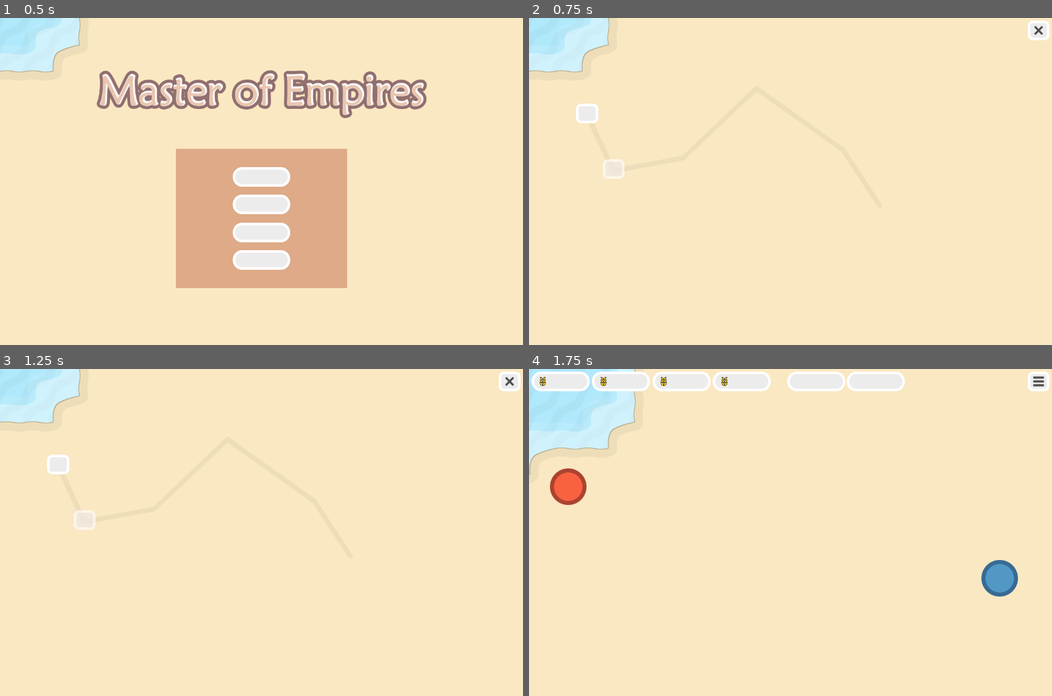
Above: before the commit, frames 1-4 (two rows, left to right).
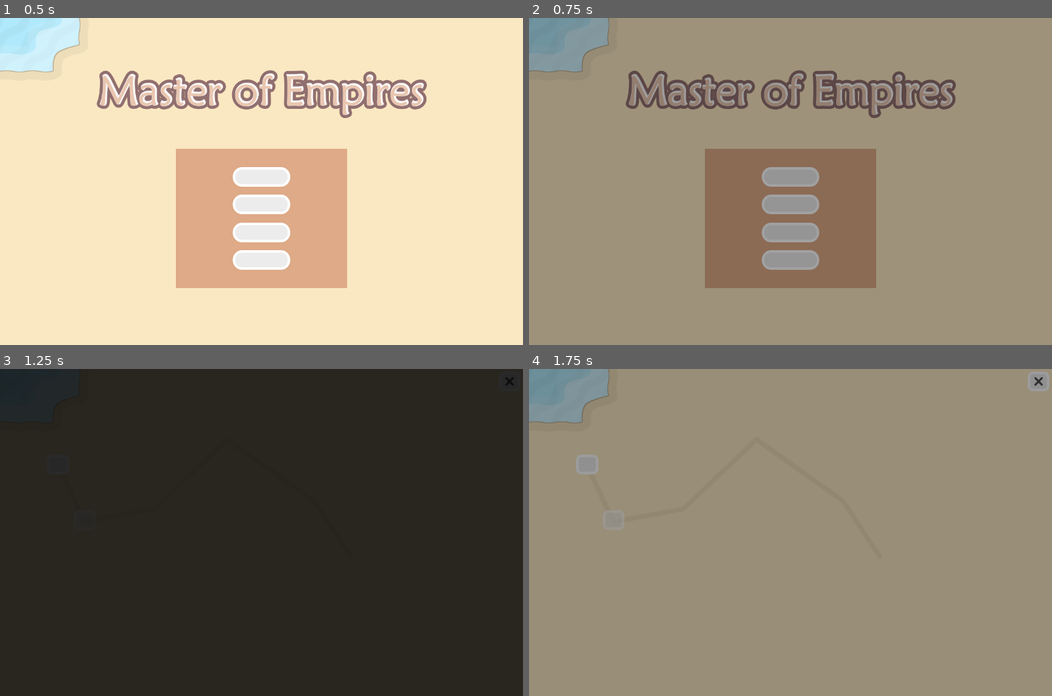
Above: after the commit, the same moments.

Repository: technobroken/MoS_minimalist
Game: Godot game, scene res://Scenes/IntroScene.tscn
Same seed, same stepped clock (60 frames per second), same inputs: the game is played once before the commit and once after it.
Inputs (mouse positions are in pixels of both pictures, inside the frame that each line leads up to):
- Up to frame 1 (0.5 s): no input
- Up to frame 2 (0.75 s): click "Campaña" at 0.5 s
- Up to frame 3 (1.25 s): no input
- Up to frame 4 (1.75 s): click (586, 463) at 1.27 s

Frame 1 is identical in both runs. In frame 2, 100% of the frame differs, in the area x 0-100%, y 0-100%; in frame 3, 100%; in frame 4, 100%.

Commit message:
[FEAT] Added scene transitor and used in scene change

Diff:
--- a/Code/Scenes/IntroScene.tscn
+++ b/Code/Scenes/IntroScene.tscn
@@ -6,15 +6,17 @@
 [ext_resource path="res://Assets/Textures/Title.png" type="Texture" id=4]
 [ext_resource path="res://Scripts/Scenes/IntroScene.gd" type="Script" id=5]
 
-[node name="IntroScene" type="CanvasLayer"]
+[node name="IntroScene" type="Node"]
 script = ExtResource( 5 )
 
-[node name="Background" type="TextureRect" parent="."]
+[node name="HUD" type="CanvasLayer" parent="."]
+
+[node name="Background" type="TextureRect" parent="HUD"]
 anchor_right = 1.0
 anchor_bottom = 1.0
 texture = ExtResource( 1 )
 
-[node name="Title" type="TextureRect" parent="."]
+[node name="Title" type="TextureRect" parent="HUD"]
 anchor_left = 0.5
 anchor_right = 0.5
 margin_left = -404.5
@@ -23,7 +25,7 @@
 margin_bottom = 244.0
 texture = ExtResource( 4 )
 
-[node name="Menu" type="ColorRect" parent="."]
+[node name="Menu" type="ColorRect" parent="HUD"]
 anchor_left = 0.5
 anchor_right = 0.5
 margin_left = -210.0
@@ -32,23 +34,23 @@
 margin_bottom = 660.0
 color = Color( 0.870588, 0.666667, 0.529412, 1 )
 
-[node name="CenterContainer" type="CenterContainer" parent="Menu"]
+[node name="CenterContainer" type="CenterContainer" parent="HUD/Menu"]
 anchor_right = 1.0
 anchor_bottom = 1.0
 
-[node name="VBoxContainer" type="VBoxContainer" parent="Menu/CenterContainer"]
+[node name="VBoxContainer" type="VBoxContainer" parent="HUD/Menu/CenterContainer"]
 margin_left = 139.0
 margin_top = 44.0
 margin_right = 281.0
 margin_bottom = 296.0
 custom_constants/separation = 20
 
-[node name="CampaingButton" type="TextureButton" parent="Menu/CenterContainer/VBoxContainer"]
+[node name="CampaingButton" type="TextureButton" parent="HUD/Menu/CenterContainer/VBoxContainer"]
 margin_right = 142.0
 margin_bottom = 48.0
 texture_normal = ExtResource( 3 )
 
-[node name="Label" type="Label" parent="Menu/CenterContainer/VBoxContainer/CampaingButton"]
+[node name="Label" type="Label" parent="HUD/Menu/CenterContainer/VBoxContainer/CampaingButton"]
 anchor_right = 1.0
 anchor_bottom = 1.0
 custom_colors/font_color = Color( 0.301961, 0.301961, 0.301961, 1 )
@@ -57,13 +59,13 @@
 align = 1
 valign = 1
 
-[node name="BattleButton" type="TextureButton" parent="Menu/CenterContainer/VBoxContainer"]
+[node name="BattleButton" type="TextureButton" parent="HUD/Menu/CenterContainer/VBoxContainer"]
 margin_top = 68.0
 margin_right = 142.0
 margin_bottom = 116.0
 texture_normal = ExtResource( 3 )
 
-[node name="Label" type="Label" parent="Menu/CenterContainer/VBoxContainer/BattleButton"]
+[node name="Label" type="Label" parent="HUD/Menu/CenterContainer/VBoxContainer/BattleButton"]
 anchor_right = 1.0
 anchor_bottom = 1.0
 custom_colors/font_color = Color( 0.301961, 0.301961, 0.301961, 1 )
@@ -72,13 +74,13 @@
 align = 1
 valign = 1
 
-[node name="LoadButton" type="TextureButton" parent="Menu/CenterContainer/VBoxContainer"]
+[node name="LoadButton" type="TextureButton" parent="HUD/Menu/CenterContainer/VBoxContainer"]
 margin_top = 136.0
 margin_right = 142.0
 margin_bottom = 184.0
 texture_normal = ExtResource( 3 )
 
-[node name="Label" type="Label" parent="Menu/CenterContainer/VBoxContainer/LoadButton"]
+[node name="Label" type="Label" parent="HUD/Menu/CenterContainer/VBoxContainer/LoadButton"]
 anchor_right = 1.0
 anchor_bottom = 1.0
 custom_colors/font_color = Color( 0.301961, 0.301961, 0.301961, 1 )
@@ -87,13 +89,13 @@
 align = 1
 valign = 1
 
-[node name="QuitButton" type="TextureButton" parent="Menu/CenterContainer/VBoxContainer"]
+[node name="QuitButton" type="TextureButton" parent="HUD/Menu/CenterContainer/VBoxContainer"]
 margin_top = 204.0
 margin_right = 142.0
 margin_bottom = 252.0
 texture_normal = ExtResource( 3 )
 
-[node name="Label" type="Label" parent="Menu/CenterContainer/VBoxContainer/QuitButton"]
+[node name="Label" type="Label" parent="HUD/Menu/CenterContainer/VBoxContainer/QuitButton"]
 anchor_right = 1.0
 anchor_bottom = 1.0
 custom_colors/font_color = Color( 0.301961, 0.301961, 0.301961, 1 )
@@ -102,7 +104,7 @@
 align = 1
 valign = 1
 
-[connection signal="pressed" from="Menu/CenterContainer/VBoxContainer/CampaingButton" to="." method="_on_CampaingButton_pressed"]
-[connection signal="pressed" from="Menu/CenterContainer/VBoxContainer/BattleButton" to="." method="_on_BattleButton_pressed"]
-[connection signal="pressed" from="Menu/CenterContainer/VBoxContainer/LoadButton" to="." method="_on_BattleButton_pressed"]
-[connection signal="pressed" from="Menu/CenterContainer/VBoxContainer/QuitButton" to="." method="_on_QuitButton_pressed"]
+[connection signal="pressed" from="HUD/Menu/CenterContainer/VBoxContainer/CampaingButton" to="." method="_on_CampaingButton_pressed"]
+[connection signal="pressed" from="HUD/Menu/CenterContainer/VBoxContainer/BattleButton" to="." method="_on_BattleButton_pressed"]
+[connection signal="pressed" from="HUD/Menu/CenterContainer/VBoxContainer/LoadButton" to="." method="_on_BattleButton_pressed"]
+[connection signal="pressed" from="HUD/Menu/CenterContainer/VBoxContainer/QuitButton" to="." method="_on_QuitButton_pressed"]
--- a/Code/Scripts/Scenes/CampaingScene.gd
+++ b/Code/Scripts/Scenes/CampaingScene.gd
@@ -15,7 +15,7 @@
 func _stage_pressed(stage_index:int)->void:
 	if stage_index<LEVELS.size():
 		Globals._game.level_path=LEVELS[stage_index]
-	get_tree().change_scene("res://Scenes/PlayScene.tscn")
+	SceneTransitor.change_scene("res://Scenes/PlayScene.tscn")
 
 func _on_ExitButton_pressed()->void:
-	get_tree().change_scene("res://Scenes/IntroScene.tscn")
+	SceneTransitor.change_scene("res://Scenes/IntroScene.tscn")
--- a/Code/Scripts/Scenes/IntroScene.gd
+++ b/Code/Scripts/Scenes/IntroScene.gd
@@ -1,11 +1,12 @@
-extends CanvasLayer
+extends Node
 class_name IntroScene
 
 func _ready()->void:
 	pass # Replace with function body.
 
 func _on_CampaingButton_pressed()->void:
-	get_tree().change_scene("res://Scenes/CampaingScene.tscn")
+	SceneTransitor.change_scene("res://Scenes/CampaingScene.tscn")
+#	get_tree().change_scene("res://Scenes/CampaingScene.tscn")
 
 func _on_BattleButton_pressed()->void:
 	pass # Replace with function body.
--- /dev/null
+++ b/Code/TOOLS/SceneTransitor/SceneTransitor.gd
@@ -0,0 +1,35 @@
+extends CanvasLayer
+
+export var FadeInTime:float=1.0
+export var FadeOutTime:float=1.0
+onready var _TweenFader:=$TweenFader as Tween
+onready var _ColorRect:=$ColorRect as ColorRect
+
+func change_scene(scene_path:NodePath)->void:
+	_change_scene_with_tween(scene_path,FadeOutTime,FadeInTime)
+
+func _ready()->void:
+	_ColorRect.hide()
+
+func _change_scene_with_tween(scene_path:NodePath,fade_out_time:float,fade_in_time:float)->void:
+	#get_tree().get_root().set_disable_input(true)
+	get_tree().paused=true
+	_ColorRect.show()
+	yield(_fade_out(fade_out_time,_ColorRect,_TweenFader),"completed")
+	assert(OK==get_tree().change_scene(scene_path))
+	yield(_fade_in(fade_in_time,_ColorRect,_TweenFader),"completed")
+	_ColorRect.hide()
+	get_tree().paused=false
+	#get_tree().get_root().set_disable_input(false)
+
+static func _fade_out(time:float,color_rect:ColorRect,tween:Tween)->void:
+	yield(_fade_colorRect(0.0,1.0,time,color_rect,tween),"completed")
+
+static func _fade_in(time:float,color_rect:ColorRect,tween:Tween)->void:
+	yield(_fade_colorRect(1.0,0.0,time,color_rect,tween),"completed")
+
+static func _fade_colorRect(alpha_in:float,alpha_out:float,time:float,color_rect:ColorRect,tween:Tween)->void:
+	#assert(true==tween.stop_all())
+	assert(true==tween.interpolate_property(color_rect,"modulate:a",alpha_in,alpha_out,time,Tween.TRANS_LINEAR,Tween.EASE_IN))
+	assert(true==tween.start())
+	yield(tween,"tween_completed")
--- /dev/null
+++ b/Code/TOOLS/SceneTransitor/SceneTransitor.tscn
@@ -0,0 +1,19 @@
+[gd_scene load_steps=2 format=2]
+
+[ext_resource path="res://Tools/SceneTransitor/SceneTransitor.gd" type="Script" id=1]
+
+[node name="SceneTransitor" type="CanvasLayer"]
+pause_mode = 2
+layer = 100
+script = ExtResource( 1 )
+FadeInTime = 1.12
+FadeOutTime = 0.5
+
+[node name="ColorRect" type="ColorRect" parent="."]
+modulate = Color( 0.4, 0.4, 0.4, 0.6 )
+anchor_right = 1.0
+anchor_bottom = 1.0
+mouse_filter = 2
+color = Color( 0, 0, 0, 1 )
+
+[node name="TweenFader" type="Tween" parent="."]
--- a/Code/project.godot
+++ b/Code/project.godot
@@ -64,7 +64,7 @@
 "language": "GDScript",
 "path": "res://Scripts/Objects/HumanCityObj.gd"
 }, {
-"base": "CanvasLayer",
+"base": "Node",
 "class": "IntroScene",
 "language": "GDScript",
 "path": "res://Scripts/Scenes/IntroScene.gd"
@@ -239,6 +239,7 @@
 NodeTools="*res://Scripts/Globals/NodeTools.gd"
 Enums="*res://Scripts/Globals/Enums.gd"
 Globals="*res://Scripts/Globals/Globals.gd"
+SceneTransitor="*res://TOOLS/SceneTransitor/SceneTransitor.tscn"
 
 [display]
 
